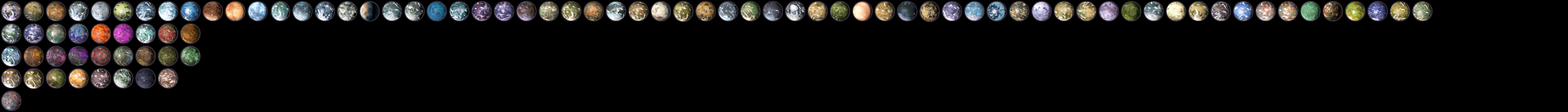
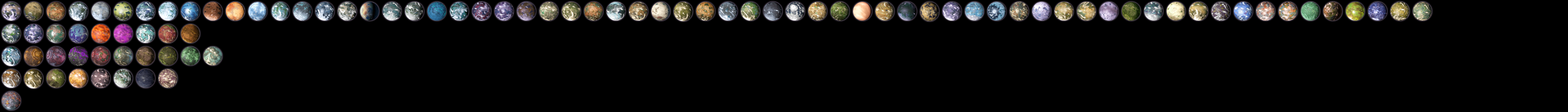
The second 1568x112 image is a revision of the first. Changes to its layers:
added layer "Layer 103" above "Layer 81" over [203, 46, 223, 66]
